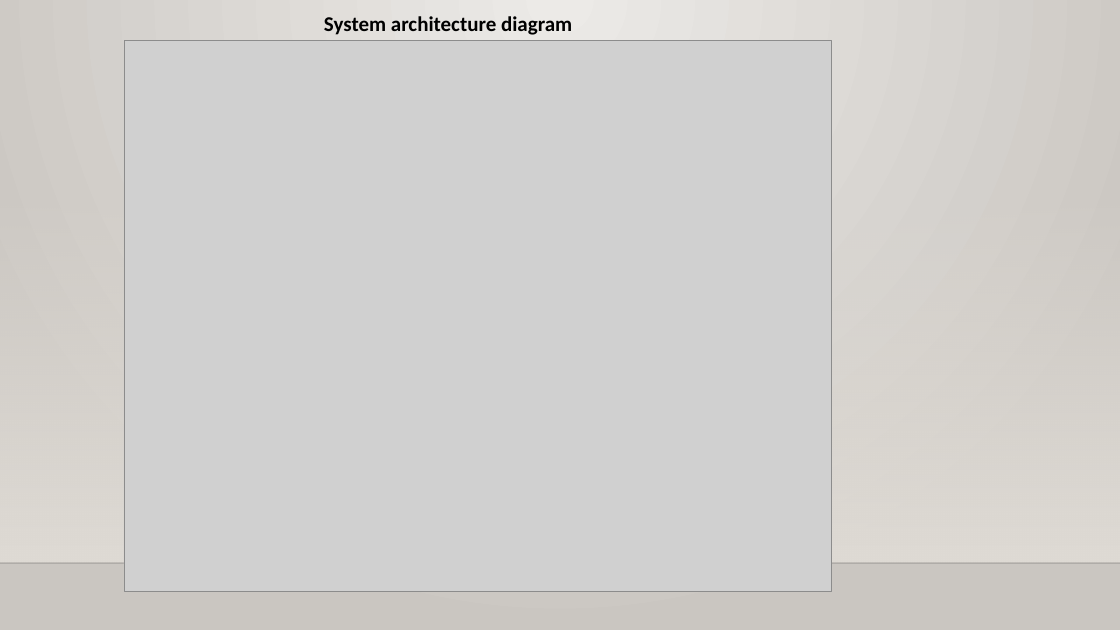
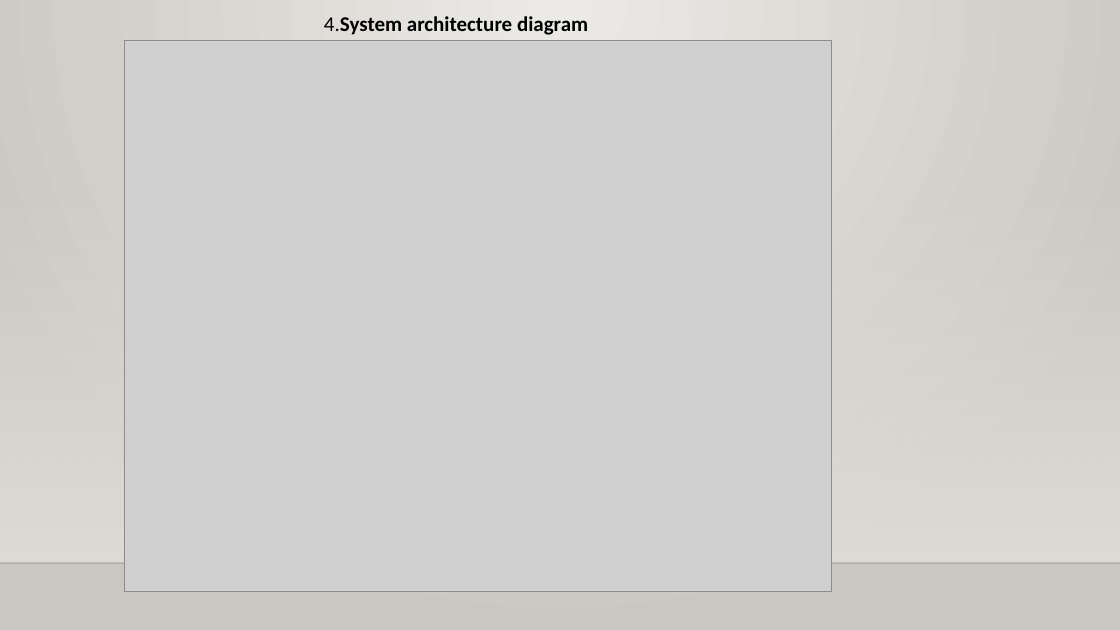
Before and after one commit to zelalemzergaw/Software-Enginering-2019, a slide deck: slide 6 of Slide/E flight ticket purchase.pptx. Drawn at 1120x630 pixels with LibreOffice and Linux fonts; fonts in the diff are those of the drawing; grey boxes stand for pictures; background and template pictures are left out. Boxes give left, top, right and bottom in pixels: in the first picture for what was removed or moved away, otherwise in the second. Text is boxed around its words. In the diff, an @@ line names an element or a change of style, - is before the commit and + after.

```diff
--- a/Slide/E flight ticket purchase.pptx
+++ b/Slide/E flight ticket purchase.pptx
@@ text at (324, 16, 588, 35): text changed @@
-System architecture diagram
+4.System architecture diagram
```
Also in this commit, not shown: 1 other slide changed, 4 slides added, 3 slides removed, 2 other files.
